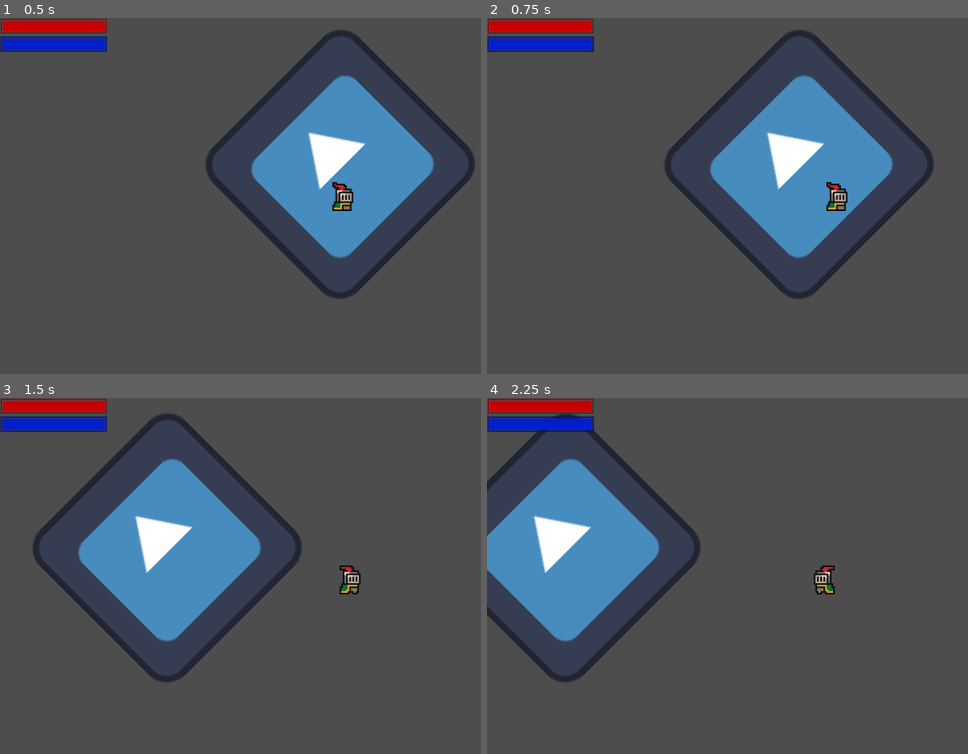
Above: before the commit, frames 1-4 (two rows, left to right).
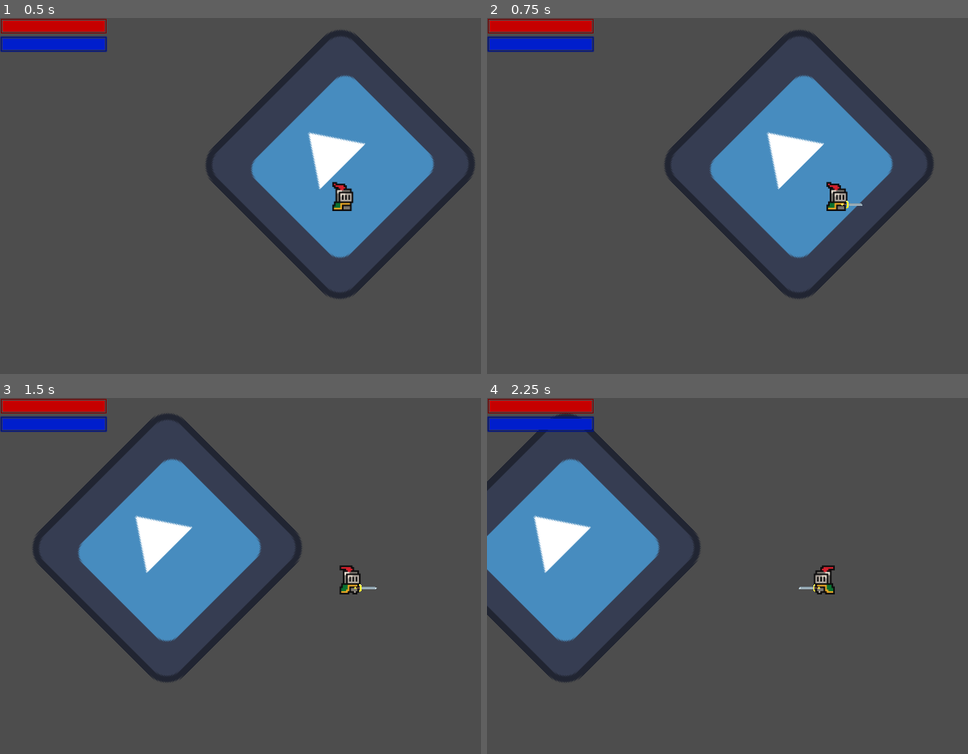
Above: after the commit, the same moments.

Repository: ToastedTeam/CaveGame
Game: Godot game, scene res://scenes/main.tscn
Same seed, same stepped clock (60 frames per second), same inputs: the game is played once before the commit and once after it. The engine's default icon, where the game draws it, is replaced by a stand-in: a white triangle on a blue panel in a dark square.
Inputs:
- Up to frame 1 (0.5 s): no input
- Up to frame 2 (0.75 s): tap Enter (ui_accept) at 0.5 s; hold Right (player_move_right) from 0.53 s (still down); tap A (player_attack, bound only after the commit) at 0.6 s
- Up to frame 3 (1.5 s): keep holding Right (player_move_right); tap Up (player_jump) at 0.77 s; tap A (player_attack, bound only after the commit) at 1.35 s
- Up to frame 4 (2.25 s): tap Up (player_jump) at 1.52 s; release Right (player_move_right) at 2.03 s; hold Left (player_move_left) from 2.03 s (still down); tap A (player_attack, bound only after the commit) at 2.1 s

Frame 1 is identical in both runs. In frame 2, less than 0.1% of the frame differs, in the area x 73-79%, y 51-54%; in frame 3, less than 0.1%, in the area x 73-79%, y 52-55%; in frame 4, less than 0.1%.

Commit message:
Add rudamentary attack animation and hit handling

Diff:
--- a/project.godot
+++ b/project.godot
@@ -59,6 +59,11 @@
 "events": [Object(InputEventKey,"resource_local_to_scene":false,"resource_name":"","device":-1,"window_id":0,"alt_press …(191 unchanged characters)…
 ]
 }
+player_attack={
+"deadzone": 0.5,
+"events": [Object(InputEventKey,"resource_local_to_scene":false,"resource_name":"","device":-1,"window_id":0,"alt_pressed":false,"shift_pressed":false,"ctrl_pressed":false,"meta_pressed":false,"pressed":false,"keycode":0,"physical_keycode":65,"key_label":0,"unicode":97,"location":0,"echo":false,"script":null)
+]
+}
 
 [physics]
 
--- a/scenes/player.tscn
+++ b/scenes/player.tscn
@@ -1,8 +1,9 @@
-[gd_scene load_steps=27 format=3 uid="uid://8j1kl15f7ryq"]
+[gd_scene load_steps=32 format=3 uid="uid://8j1kl15f7ryq"]
 
 [ext_resource type="Script" path="res://scripts/player.gd" id="1_plpc0"]
 [ext_resource type="Texture2D" uid="uid://crrknnqcxgkk3" path="res://assets/sprites/knight.png" id="1_pmcpt"]
 [ext_resource type="Material" uid="uid://hkdd85186e42" path="res://shaders/SmoothPixel.tres" id="2_asdqb"]
+[ext_resource type="Texture2D" uid="uid://brara5mfg8fs5" path="res://assets/sprites/sword/sword1.png" id="4_dgnk6"]
 
 [sub_resource type="AtlasTexture" id="AtlasTexture_s7par"]
 atlas = ExtResource("1_pmcpt")
@@ -172,6 +173,114 @@
 [sub_resource type="CircleShape2D" id="CircleShape2D_4kdck"]
 radius = 5.0
 
+[sub_resource type="Animation" id="Animation_6qcdh"]
+resource_name = "player_attack"
+length = 0.2
+tracks/0/type = "bezier"
+tracks/0/imported = false
+tracks/0/enabled = true
+tracks/0/path = NodePath("FlipHandler/Sword:position:x")
+tracks/0/interp = 1
+tracks/0/loop_wrap = true
+tracks/0/keys = {
+"handle_modes": PackedInt32Array(0, 0, 0),
+"points": PackedFloat32Array(6, -0.05, 0, 0.0333333, -1, 9, -0.017, -4.365, 0.024, -3.046, 6, -0.026, 0, 0.05, 0),
+"times": PackedFloat32Array(0, 0.1, 0.2)
+}
+tracks/1/type = "bezier"
+tracks/1/imported = false
+tracks/1/enabled = true
+tracks/1/path = NodePath("FlipHandler/Sword:position:y")
+tracks/1/interp = 1
+tracks/1/loop_wrap = true
+tracks/1/keys = {
+"handle_modes": PackedInt32Array(0),
+"points": PackedFloat32Array(-4, -0.1, 0, 0.1, 0),
+"times": PackedFloat32Array(0)
+}
+tracks/2/type = "value"
+tracks/2/imported = false
+tracks/2/enabled = true
+tracks/2/path = NodePath("FlipHandler/Sword:visible")
+tracks/2/interp = 1
+tracks/2/loop_wrap = true
+tracks/2/keys = {
+"times": PackedFloat32Array(0, 0.2),
+"transitions": PackedFloat32Array(1, 1),
+"update": 1,
+"values": [true, false]
+}
+tracks/3/type = "value"
+tracks/3/imported = false
+tracks/3/enabled = true
+tracks/3/path = NodePath("FlipHandler/Sword/DamageBox:monitoring")
+tracks/3/interp = 1
+tracks/3/loop_wrap = true
+tracks/3/keys = {
+"times": PackedFloat32Array(0, 0.2),
+"transitions": PackedFloat32Array(1, 1),
+"update": 1,
+"values": [true, false]
+}
+
+[sub_resource type="Animation" id="Animation_acfjo"]
+length = 0.001
+tracks/0/type = "bezier"
+tracks/0/imported = false
+tracks/0/enabled = true
+tracks/0/path = NodePath("FlipHandler/Sword:position:x")
+tracks/0/interp = 1
+tracks/0/loop_wrap = true
+tracks/0/keys = {
+"handle_modes": PackedInt32Array(0),
+"points": PackedFloat32Array(6, -0.05, 0, 0.05, 0),
+"times": PackedFloat32Array(0)
+}
+tracks/1/type = "bezier"
+tracks/1/imported = false
+tracks/1/enabled = true
+tracks/1/path = NodePath("FlipHandler/Sword:position:y")
+tracks/1/interp = 1
+tracks/1/loop_wrap = true
+tracks/1/keys = {
+"handle_modes": PackedInt32Array(0),
+"points": PackedFloat32Array(-4, -0.1, 0, 0.1, 0),
+"times": PackedFloat32Array(0)
+}
+tracks/2/type = "value"
+tracks/2/imported = false
+tracks/2/enabled = true
+tracks/2/path = NodePath("FlipHandler/Sword:visible")
+tracks/2/interp = 1
+tracks/2/loop_wrap = true
+tracks/2/keys = {
+"times": PackedFloat32Array(0),
+"transitions": PackedFloat32Array(1),
+"update": 1,
+"values": [false]
+}
+tracks/3/type = "value"
+tracks/3/imported = false
+tracks/3/enabled = true
+tracks/3/path = NodePath("FlipHandler/Sword/DamageBox:monitoring")
+tracks/3/interp = 1
+tracks/3/loop_wrap = true
+tracks/3/keys = {
+"times": PackedFloat32Array(0),
+"transitions": PackedFloat32Array(1),
+"update": 1,
+"values": [true]
+}
+
+[sub_resource type="AnimationLibrary" id="AnimationLibrary_sxqio"]
+_data = {
+"RESET": SubResource("Animation_acfjo"),
+"player_attack": SubResource("Animation_6qcdh")
+}
+
+[sub_resource type="RectangleShape2D" id="RectangleShape2D_x2tqe"]
+size = Vector2(5.355, 31.675)
+
 [node name="Player" type="CharacterBody2D"]
 script = ExtResource("1_plpc0")
 
@@ -180,10 +289,32 @@
 material = ExtResource("2_asdqb")
 position = Vector2(0, -12)
 sprite_frames = SubResource("SpriteFrames_w8q44")
-animation = &"run"
+animation = &"idle"
 autoplay = "idle"
-frame_progress = 0.749303
 
 [node name="CollisionShape2D" type="CollisionShape2D" parent="."]
 position = Vector2(0, -5)
 shape = SubResource("CircleShape2D_4kdck")
+
+[node name="FlipHandler" type="Node2D" parent="."]
+
+[node name="AnimationPlayer" type="AnimationPlayer" parent="FlipHandler"]
+root_node = NodePath("../..")
+libraries = {
+"": SubResource("AnimationLibrary_sxqio")
+}
+
+[node name="Sword" type="Sprite2D" parent="FlipHandler"]
+visible = false
+position = Vector2(6, -4)
+rotation = 1.57079
+scale = Vector2(0.5, 0.5)
+texture = ExtResource("4_dgnk6")
+
+[node name="DamageBox" type="Area2D" parent="FlipHandler/Sword"]
+position = Vector2(0, -3.5)
+
+[node name="Collision" type="CollisionShape2D" parent="FlipHandler/Sword/DamageBox"]
+shape = SubResource("RectangleShape2D_x2tqe")
+
+[connection signal="body_entered" from="FlipHandler/Sword/DamageBox" to="." method="_on_entity_hit"]
--- /dev/null
+++ b/scripts/Entity.gd
@@ -0,0 +1,17 @@
+class_name Entity
+# The generic entity class, has health and can receive damage
+extends Node2D
+
+@export var maxHealth: float = 1
+# Replace with a property later, when implementing target dummies
+var health: float
+
+
+# Called when the node enters the scene tree for the first time.
+func _ready() -> void:
+	pass # Replace with function body.
+
+
+# Called every frame. 'delta' is the elapsed time since the previous frame.
+func _process(delta: float) -> void:
+	pass
--- a/scripts/player.gd
+++ b/scripts/player.gd
@@ -108,5 +108,17 @@
 
 	if direction < 0:
 		player_sprite.flip_h = true
+		$FlipHandler.scale.x = -1
 	elif direction > 0:
 		player_sprite.flip_h = false
+		$FlipHandler.scale.x = 1
+
+	if Input.is_action_just_pressed("player_attack"):
+		$FlipHandler/AnimationPlayer.play("player_attack")
+
+
+func _on_entity_hit(body: Node2D) -> void:
+	var body_parent = body.get_parent()
+	if body_parent is Entity:
+		Log.info("Hit entity, perform damage, don't forget invincibility frames")
+	pass # Replace with function body.
Binary file added: assets/sprites/sword/sword1.png
Not shown, added: assets/sprites/sword/sword1.png.import
Binary file added: assets/sprites/sword/sword2.png
Not shown, added: assets/sprites/sword/sword2.png.import
Binary file added: assets/sprites/sword/swords.aseprite
